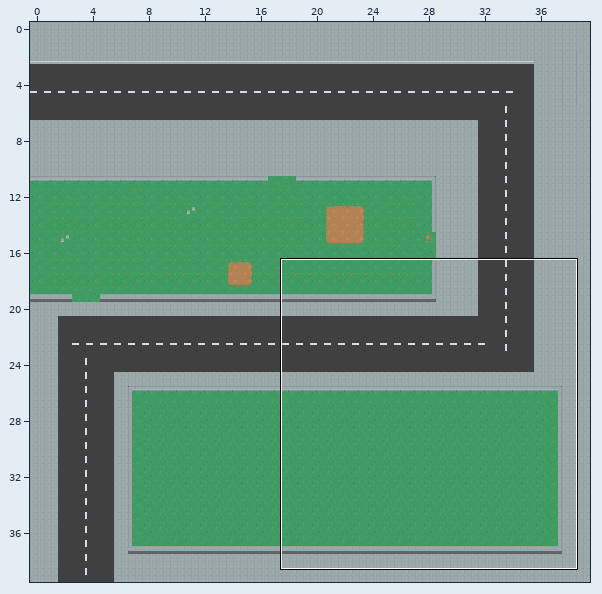
Level history. Tiled map (JSON): assets/map/level1.json. The first picture is a wide view before the edit; the outline marks the close-up.
Close-up. Before:
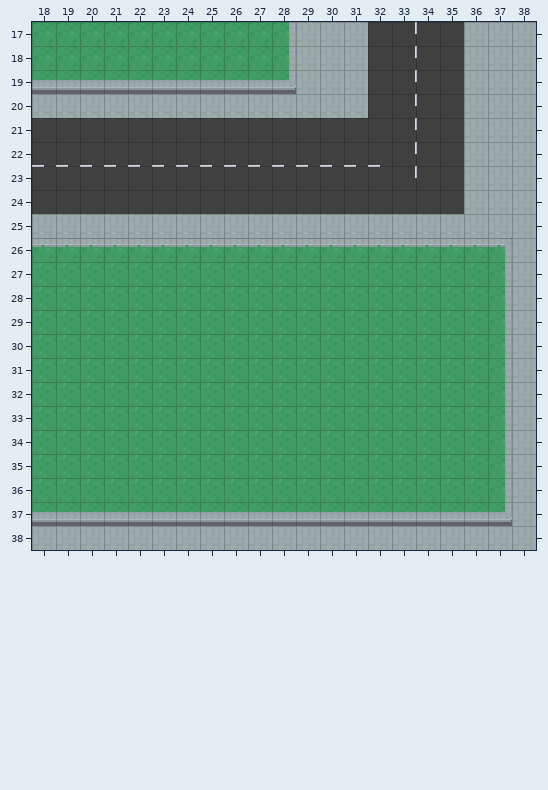
Cells are 16x16 px. Shown: x 18..38, y 17..38. The commit also changed other parts of the map, which this record leaves out.
Now the later version:
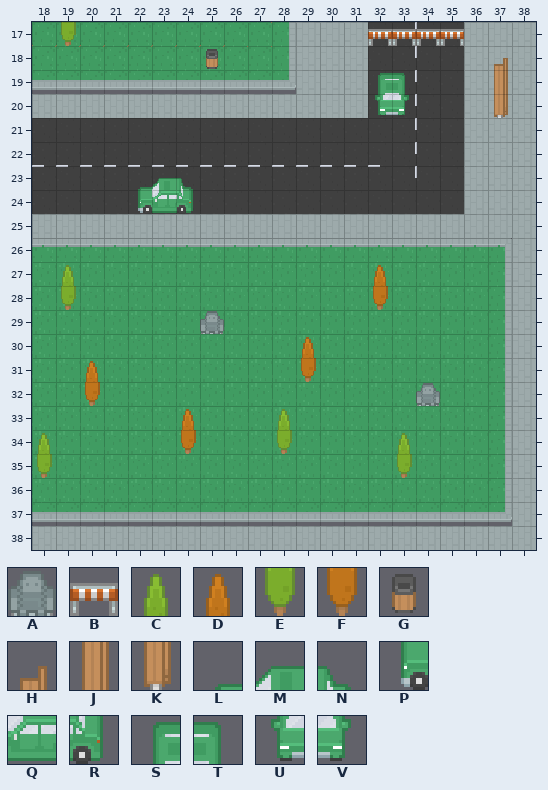
Key: from "modern": A 110, B 209, C 404, D 405, E 441, F 442, G 497, H 534, J 571, K 608, L 623, M 624, N 625, P 660, Q 661, R 662, S 699, T 700, U 736, V 737.
_ is an empty cell.
Tiles of an added or newly shown layer are drawn over the layers below it.
Changes in this commit:
Layer "World Level" (now shown):
Tile A is added in row 29 at x 25; in row 32 at x 34.
Tile B is added in row 17 at x 32 to 35.
Tile C is added in row 27 at x 19; in row 33 at x 28; in row 34 at x 18 and 33.
Tile D is added in row 27 at x 32; in row 30 at x 29; in row 31 at x 20; in row 33 at x 24.
Tile E is added in row 17 at x 19; in row 28 at x 19; in row 34 at x 28; in row 35 at x 18 and 33.
Tile F is added in row 28 at x 32; in row 31 at x 29; in row 32 at x 20; in row 34 at x 24.
Tile G is added in row 18 at x 25.
Tile H is added in row 18 at x 37.
Tile J is added in row 19 at x 37.
Tile K is added in row 20 at x 37.
Tile L is added in row 23 at x 22.
Tile M is added in row 23 at x 23.
Tile N is added in row 23 at x 24.
Tile P is added in row 24 at x 22.
Tile Q is added in row 24 at x 23.
Tile R is added in row 24 at x 24.
Tile S is added in row 19 at x 32.
Tile T is added in row 19 at x 33.
Tile U is added in row 20 at x 32.
Tile V is added in row 20 at x 33.
